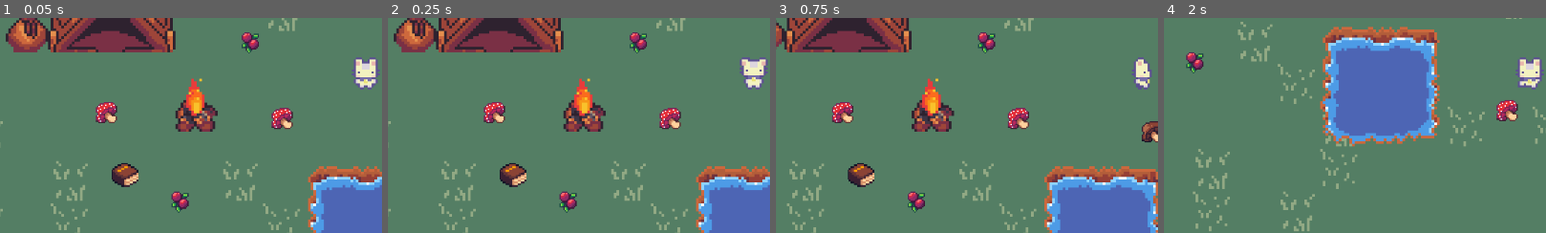
Above: before the commit, frames 1-4 (left to right).
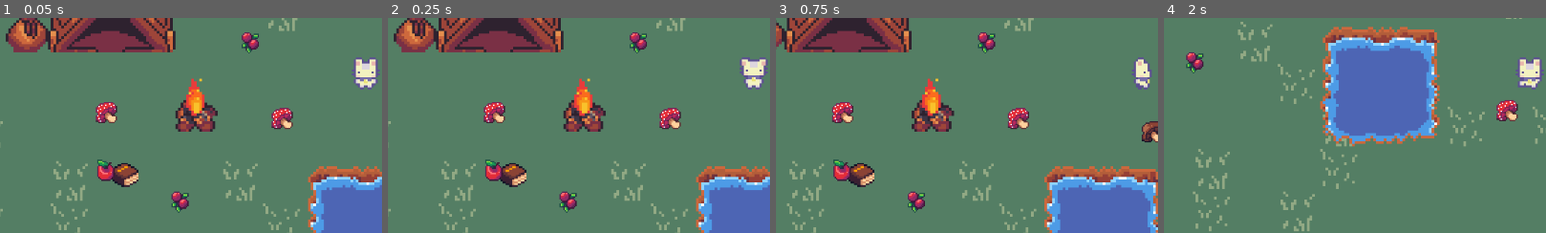
Above: after the commit, the same moments.

Repository: emmadilemma320/EdenEmGame
Game: Godot game, scene res://Scenes/world.tscn
Two runs of this game, one before a commit and one after it. Both use one fixed random seed, a clock stepped at 60 frames per second and the inputs below.
Inputs:
- Up to frame 1 (0.05 s): no input
- Up to frame 2 (0.25 s): no input
- Up to frame 3 (0.75 s): hold D (move_right) from 0.53 s (still down)
- Up to frame 4 (2 s): release D (move_right) at 1.28 s; hold S (move_down) from 1.28 s (still down)
The pictures show only the part of the screen within x 2-52%, y 37-87%; the shares and areas given below are measured in that part.

The runs differ from the first frame. In frame 1, 0.4% of the frame differs, in the area x 25-30%, y 65-76%; in frame 2, 0.4%; in frame 3, 0.4%, in the area x 15-20%, y 65-76%; in frame 4, nothing differs.

Commit message:
more design stuff

Diff:
--- a/Scenes/world.tscn
+++ b/Scenes/world.tscn
@@ -7,6 +7,7 @@
 [ext_resource type="PackedScene" uid="uid://cn57b6aygbfid" path="res://Scenes/Inventory/Collectables/brown_mushroom.tscn" id="6_5ukr8"]
 [ext_resource type="PackedScene" uid="uid://f5w26t330phg" path="res://Scenes/Inventory/Collectables/blue_mushroom.tscn" id="6_o06y3"]
 [ext_resource type="PackedScene" uid="uid://dwexi1pani8rj" path="res://Scenes/Inventory/Collectables/book.tscn" id="7_o06y3"]
+[ext_resource type="PackedScene" path="res://Scenes/Inventory/Collectables/apple.tscn" id="8_k7acu"]
 
 [node name="World" type="Node2D"]
 
@@ -64,3 +65,6 @@
 
 [node name="Book" parent="." instance=ExtResource("7_o06y3")]
 position = Vector2(211, 480)
+
+[node name="Apple" parent="." instance=ExtResource("8_k7acu")]
+position = Vector2(182, 474)
Not shown, changed: Documentation/DesignDoc.txt
Not shown: 1 places in Scenes/world.tscn that only renumber resources
